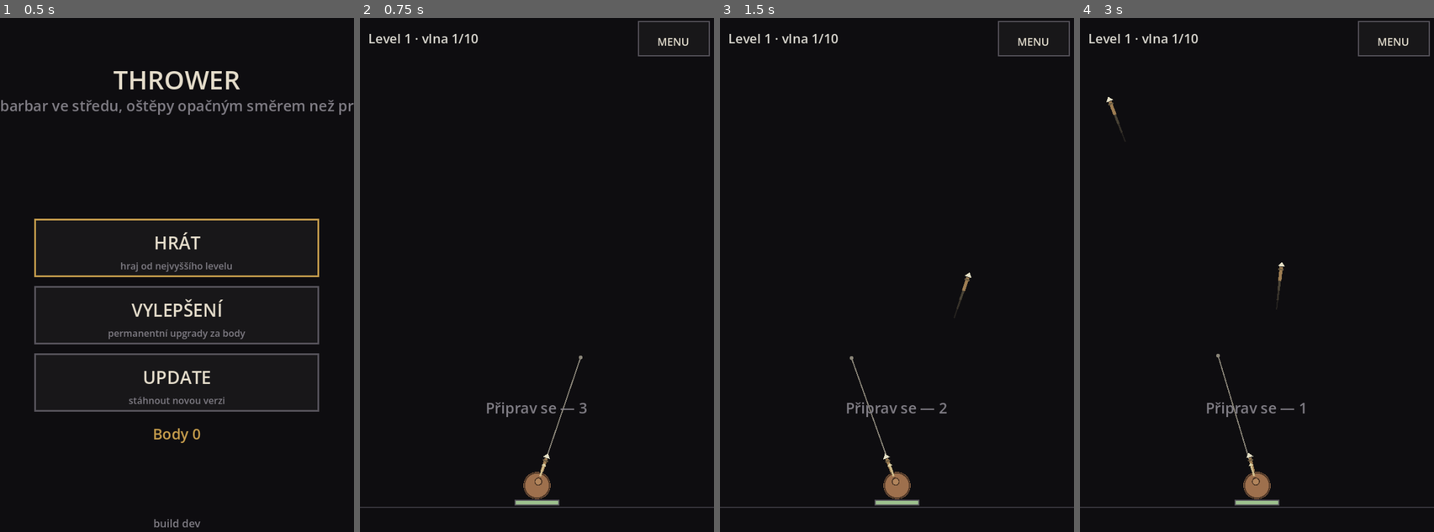
Above: before the commit, frames 1-4 (left to right).
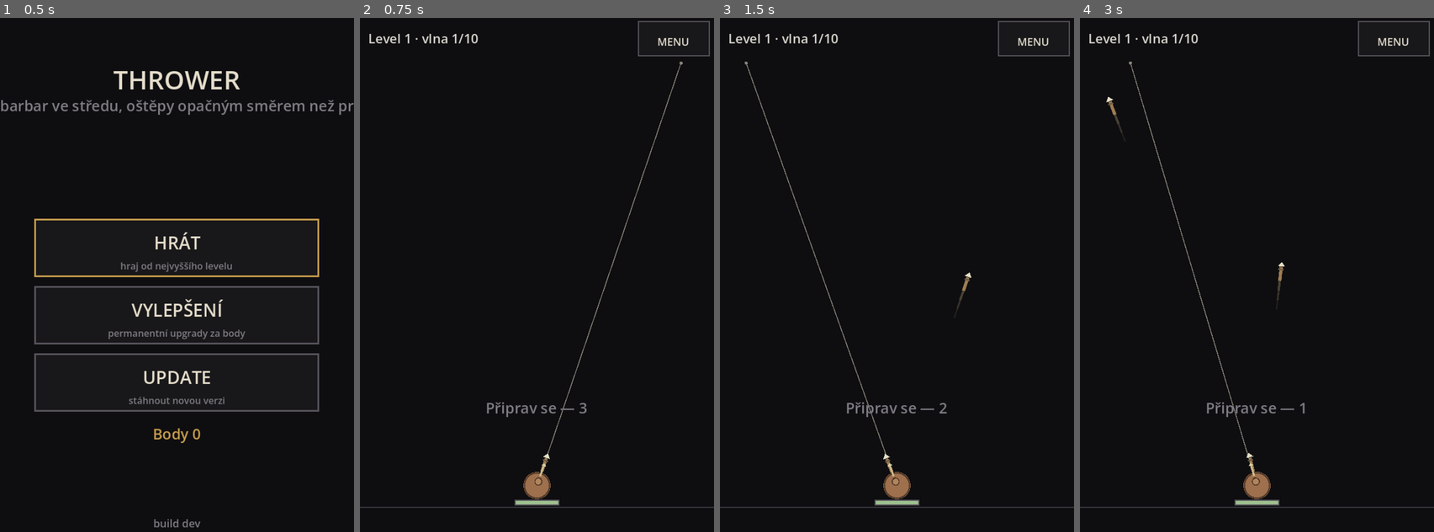
Above: after the commit, the same moments.

Repository: jankoznar94/dark-story
Game: Godot game, scene res://main.tscn
The game is run twice, just before and just after one commit, with the same random seed, the same clock (stepped at 60 frames per second) and the same inputs.
Inputs (mouse positions are in pixels of both pictures, inside the frame that each line leads up to):
- Up to frame 1 (0.5 s): no input
- Up to frame 2 (0.75 s): tap Enter at 0.5 s; move the mouse to (614, 259) at 0.52 s; click (614, 259) at 0.67 s
- Up to frame 3 (1.5 s): drag from (826, 310) to (879, 388) at 1.27 s
- Up to frame 4 (3 s): move the mouse to (1292, 167) at 2.02 s; click (1292, 167) at 2.17 s; drag from (1239, 388) to (1150, 203) at 2.77 s

Frame 1 is identical in both runs. In frame 2, 0.3% of the frame differs, in the area x 53-92%, y 8-85%; in frame 3, 0.3%, in the area x 6-48%, y 8-85%; in frame 4, 0.3%.

Commit message:
Thrower: cara mireni protazena az na okraj displeje - smer je videt i pri mireni na horni hranu

Diff:
--- a/scripts/game_view.gd
+++ b/scripts/game_view.gd
@@ -326,21 +326,31 @@
 
 
 # MIREni: PRST UKAZUJE Smer HODU, takze cara vede od bojovnika DOPREDU - presne
-# tam, kam poleti ostep. Nahrazuje puvodni caru "dozadu" z doby opacneho
-# mireni. Je tenka a bez hrotu, aby neprekazela ve vyhledu.
+# tam, kam poleti ostep. Cara jde az na okraj displeje (i nahoru pod horni pruh),
+# aby hrac videl smer mireni i tehdy, kdyz stoji prst uplne na hrane obrazovky.
+# Je tenka a bez hrotu, aby neprekazela ve vyhledu.
 func _draw_aim() -> void:
 	if not game.aiming:
 		return
 	var c: Vector2 = layout.center
 	var fwd: Vector2 = game.aim
-	var ln: float = layout.field_r * 0.85
-	# Cara se nesmi ztratit za okrajem displeje.
-	if fwd.y < -0.05:
-		ln = minf(ln, (c.y - layout.bar_h - 10.0) / -fwd.y)
-	ln = maxf(24.0, ln)
-	var endp: Vector2 = c + fwd * ln
-	draw_line(c, endp, AIM_LINE, maxf(2.0, layout.field_r * 0.006))
-	draw_circle(endp, maxf(3.0, layout.field_r * 0.012), AIM_LINE)
+	var m: float = maxf(6.0, layout.field_r * 0.02)
+	var lo := Vector2(m, layout.bar_h + m)
+	var hi := layout.view - Vector2(m, m)
+	var t: float = INF
+	if fwd.x > 0.0001:
+		t = minf(t, (hi.x - c.x) / fwd.x)
+	elif fwd.x < -0.0001:
+		t = minf(t, (lo.x - c.x) / fwd.x)
+	if fwd.y > 0.0001:
+		t = minf(t, (hi.y - c.y) / fwd.y)
+	elif fwd.y < -0.0001:
+		t = minf(t, (lo.y - c.y) / fwd.y)
+	if not is_finite(t) or t <= 0.0:
+		t = layout.field_r
+	var endp: Vector2 = c + fwd * t
+	draw_line(c, endp, AIM_LINE, maxf(1.5, layout.field_r * 0.004))
+	draw_circle(endp, maxf(2.5, layout.field_r * 0.010), AIM_LINE)
 
 
 func _draw_health() -> void:
